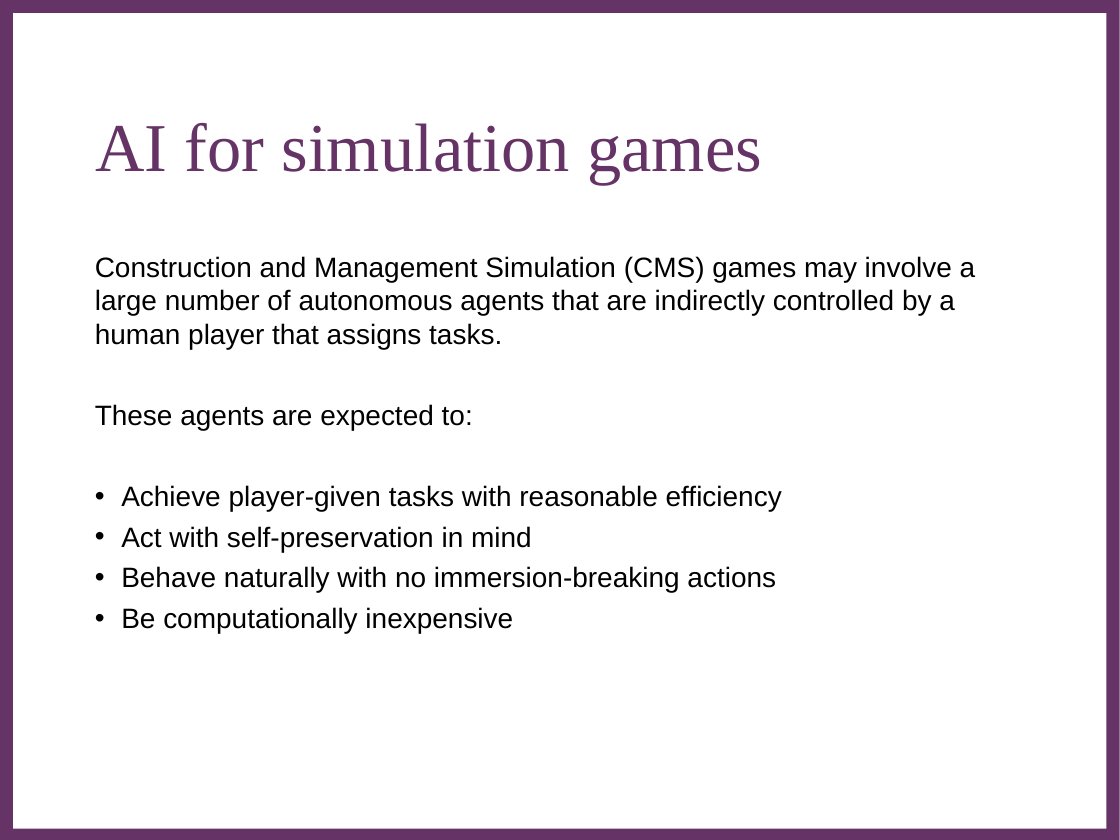
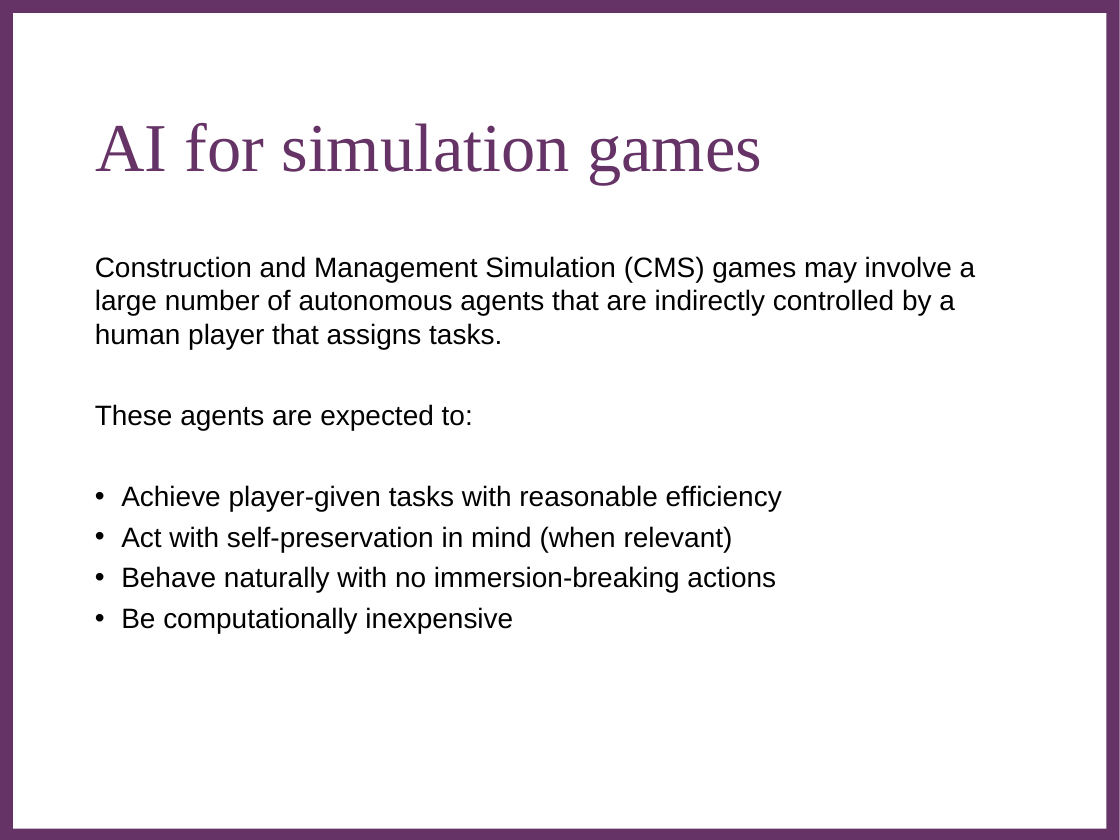
Before and after one commit to Metapyziks/Zombles, a slide deck: slide 3 of Documents/Presentation/zombles.ppt. Drawn at 1120x840 pixels with LibreOffice and Linux fonts; fonts in the diff are those of the drawing; background and template pictures are left out. Boxes give left, top, right and bottom in pixels: in the first picture for what was removed or moved away, otherwise in the second. Text is boxed around its words. In the diff, an @@ line names an element or a change of style, - is before the commit and + after.

```diff
--- a/Documents/Presentation/zombles.ppt
+++ b/Documents/Presentation/zombles.ppt
@@ text at bbox=[121, 526, 733, 552]: text changed @@
-• Act with self-preservation in mind
+• Act with self-preservation in mind (when relevant)
```
Also in this commit, not shown: 2 other slides changed, 1 slide added, 1 other file.
